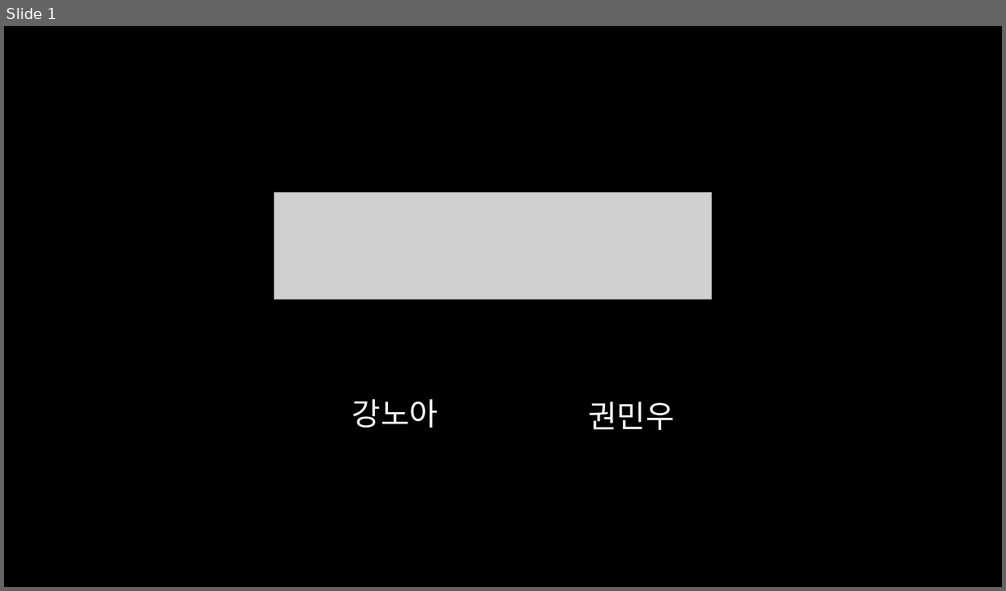
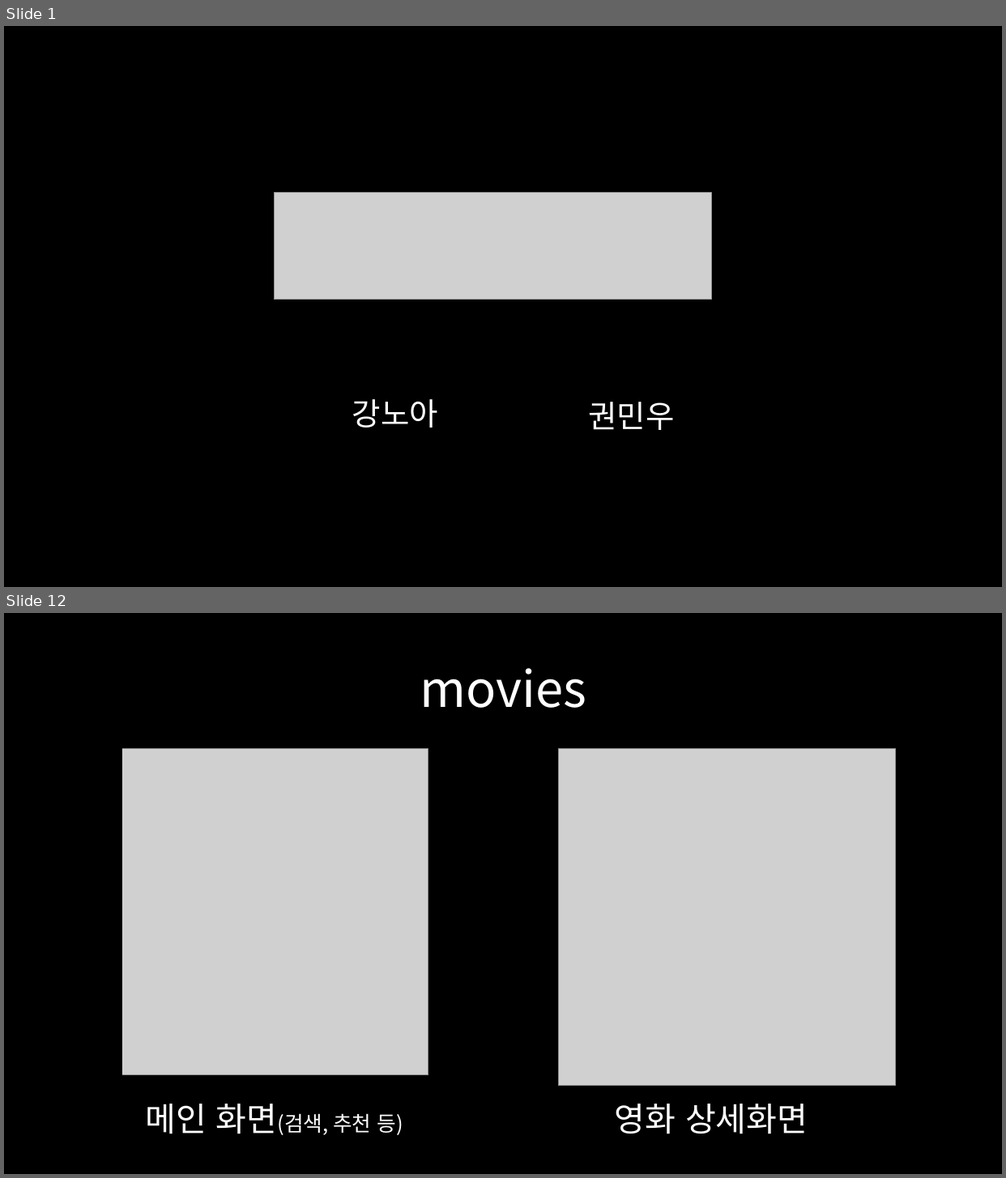
Before and after one commit to Kminwo-o/No_ahsack, a slide deck: final_pjt.pptx. Shown one above the other, each under a label of ours: slide 1 before the commit, slides 1 and 12 after it; the slides between them are not shown. The pictures are 1006x591 and 1006x1178 pixels, drawn with LibreOffice and Linux fonts; fonts in the diff are those of the drawing; grey boxes stand for pictures. Boxes give left, top, right and bottom in pixels: in the first picture for what was removed or moved away, otherwise in the second. Text is boxed around its words. In the diff, an @@ line names an element or a change of style, - is before the commit and + after.

```diff
--- a/final_pjt.pptx
+++ b/final_pjt.pptx
@@ slide 12 added at (4,613,1002,1174), background #000000 @@
@@ text added at (420,668,586,708), 48 pt, text #FFFFFF @@
+movies
@@ rectangle added at (117,731,122,1076), fill #000000 @@
@@ picture added at (121,749,428,1076) @@
@@ picture added at (558,748,895,1086) @@
@@ text added at (146,1104,403,1135), 20 pt, text #FFFFFF @@
+메인 화면(검색, 추천 등)
@@ text added at (615,1104,808,1135), 32 pt, text #FFFFFF @@
+영화 상세화면
```
Also in this commit, not shown: 1 slide changed, 11 other slides added, 2 slides removed.
